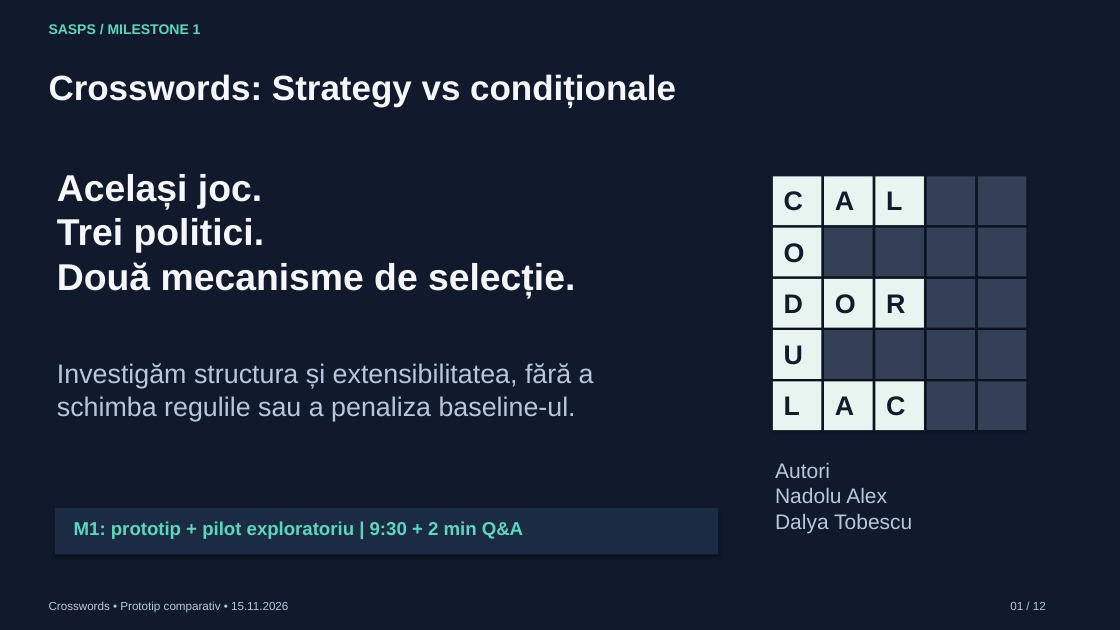
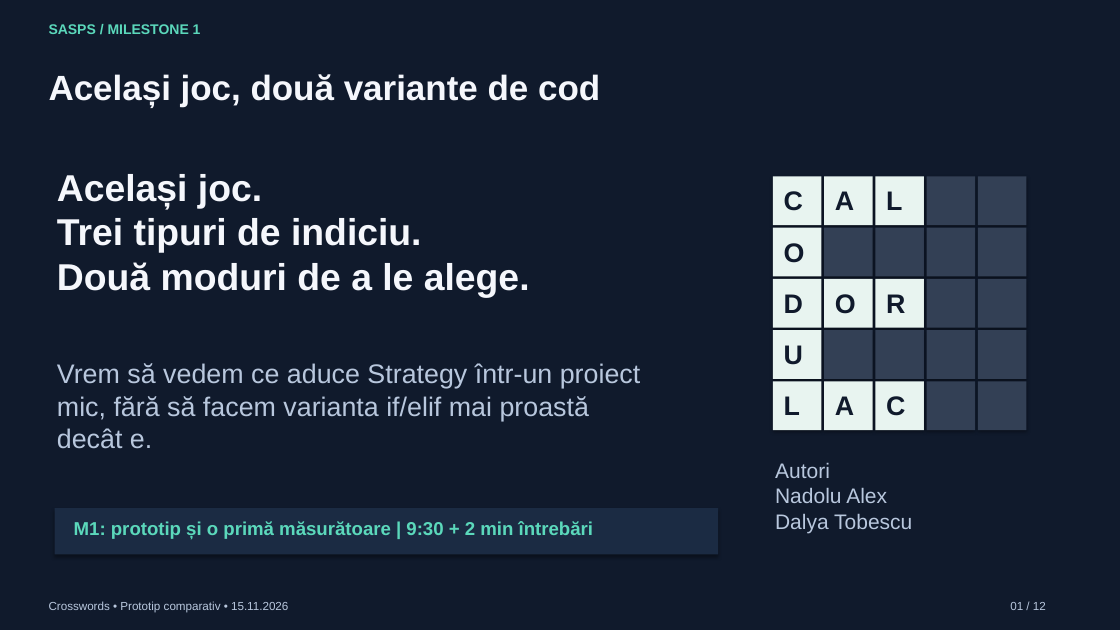
Before and after one commit to nadolualex/sasps-crosswords, a slide deck: slide 1 of presentation/SASPS_M1_Crosswords.pptx. Drawn at 1120x630 pixels with LibreOffice and Linux fonts; fonts in the diff are those of the drawing. Boxes give left, top, right and bottom in pixels: in the first picture for what was removed or moved away, otherwise in the second. Text is boxed around its words. In the diff, an @@ line names an element or a change of style, - is before the commit and + after.

```diff
--- a/presentation/SASPS_M1_Crosswords.pptx
+++ b/presentation/SASPS_M1_Crosswords.pptx
@@ text at (49, 74, 600, 107): text changed @@
-Crosswords: Strategy vs condiționale
+Același joc, două variante de cod
@@ text at (57, 218, 530, 298): text changed @@
-Trei politici.
-Două mecanisme de selecție.
+Trei tipuri de indiciu.
+Două moduri de a le alege.
@@ text at (57, 363, 640, 449): text changed @@
-Investigăm structura și extensibilitatea, fără a
-schimba regulile sau a penaliza baseline-ul.
+Vrem să vedem ce aduce Strategy într-un proiect
+mic, fără să facem varianta if/elif mai proastă
+decât e.
@@ text at (74, 521, 593, 539): text changed @@
-M1: prototip + pilot exploratoriu | 9:30 + 2 min Q&A
+M1: prototip și o primă măsurătoare | 9:30 + 2 min întrebări
```
Also in this commit, not shown: 11 other slides changed, 17 other files.
